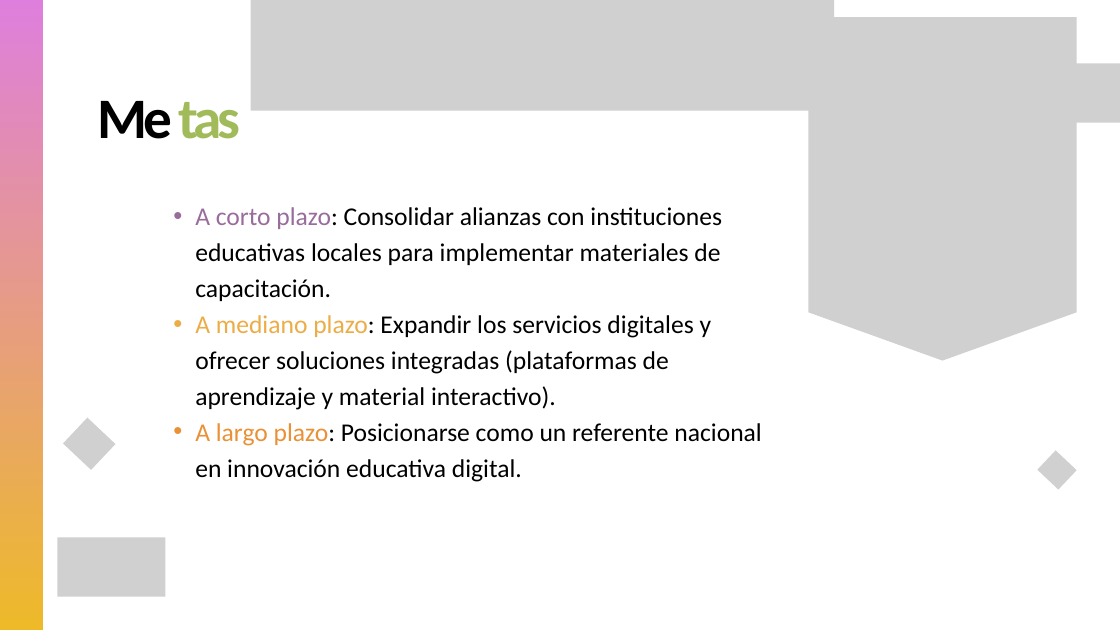
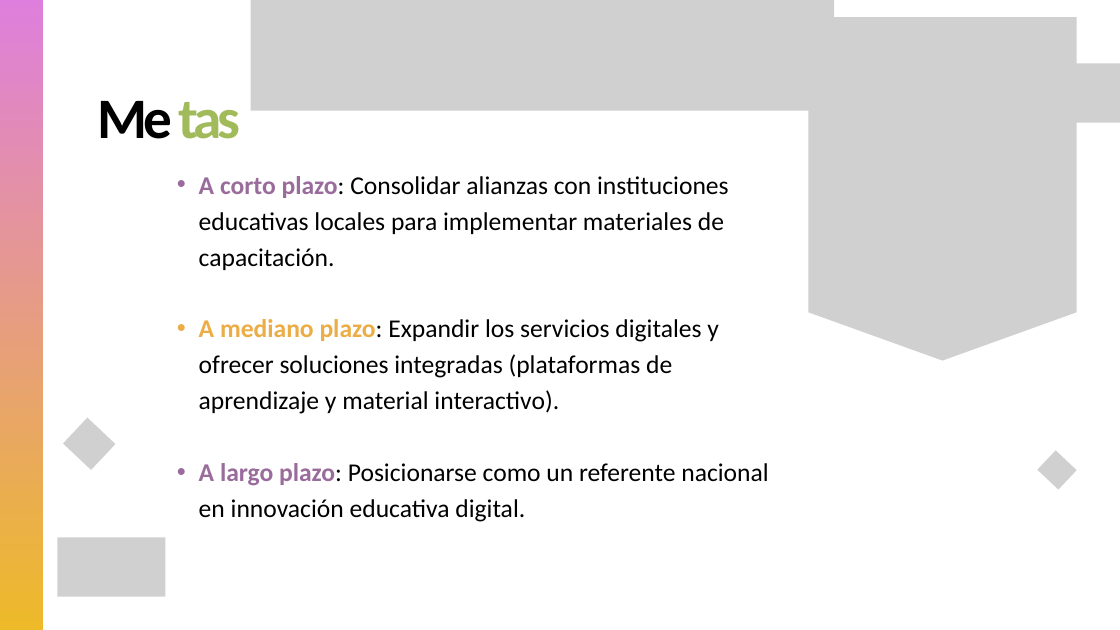
Before and after one commit to LuisML1019/ProyIntComDat25B_3.1416chul-s, a slide deck: slide 5 of Avance de Proyecto/πCHUL@S ENTERPRISE.pptx. Drawn at 1120x630 pixels with LibreOffice and Linux fonts; fonts in the diff are those of the drawing; grey boxes stand for pictures. Boxes give left, top, right and bottom in pixels: in the first picture for what was removed or moved away, otherwise in the second. Text is boxed around its words. In the diff, an @@ line names an element or a change of style, - is before the commit and + after.

```diff
--- a/Avance de Proyecto/πCHUL@S ENTERPRISE.pptx
+++ b/Avance de Proyecto/πCHUL@S ENTERPRISE.pptx
@@ text "A corto plazo: Consolidar alianzas ...": place and size @@
-text "A corto plazo: Consolidar alianzas ..." at <box>195,207,761,482</box>
+text "A corto plazo: Consolidar alianzas ..." at <box>199,176,768,522</box>
@@ text "A corto plazo: Consolidar alianzas ..." at <box>199,176,768,522</box>: bold on in "A corto plazo:", "A mediano plazo:", "A largo plazo:"; text colour #E99136 to #996C9C in "A largo plazo:" @@
```
Also in this commit, not shown: 9 other slides changed.
